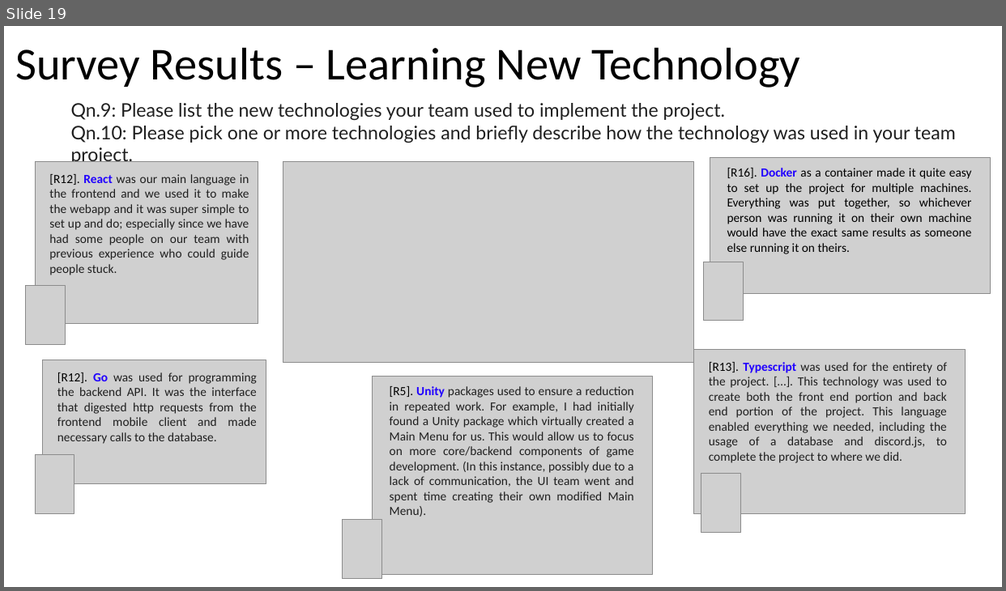
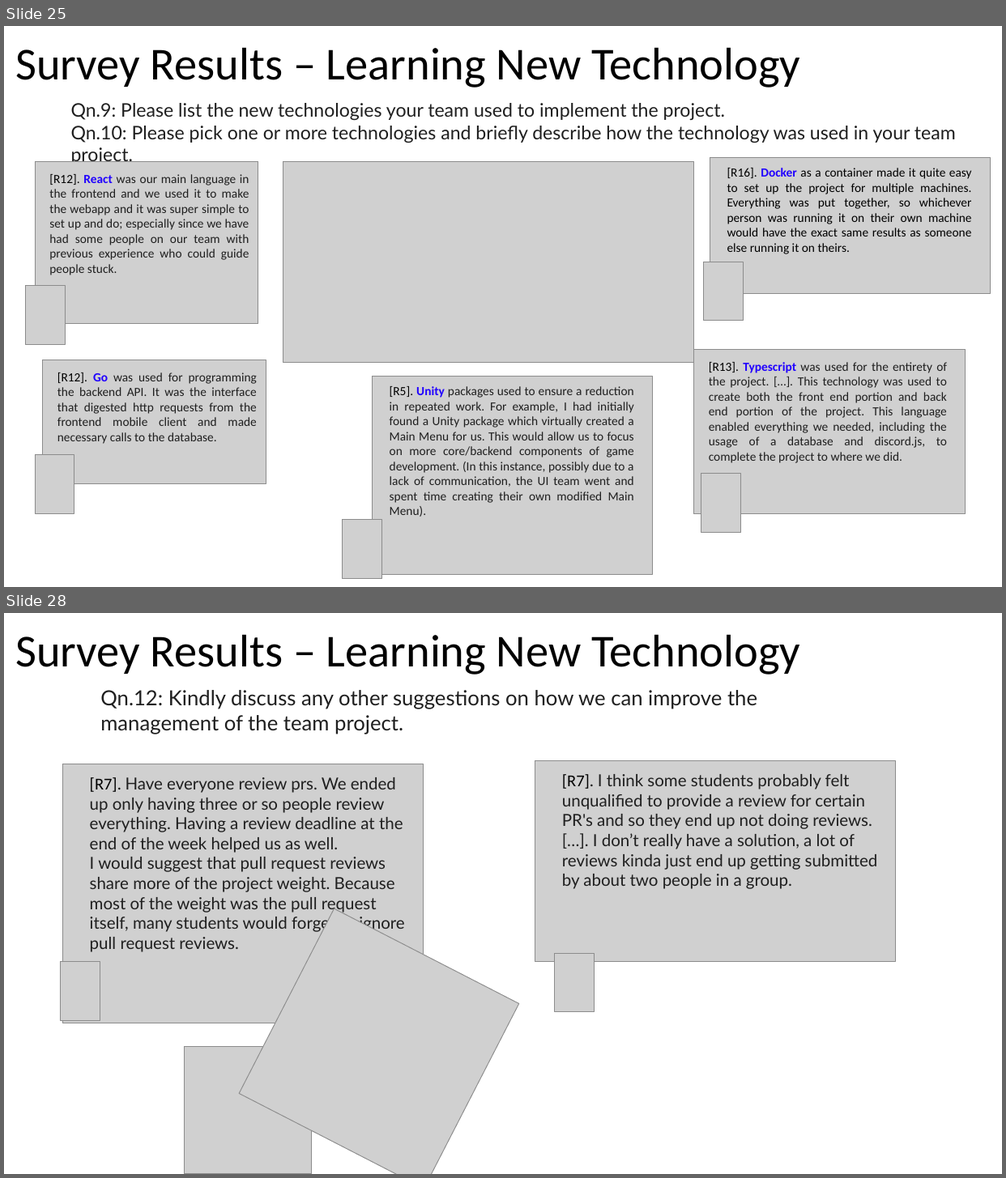
Before and after one commit to johnxu21/johnxu21.github.io, a slide deck: teaching/CS472/Timetable/Survey_Presentation.pptx. Shown one above the other, each under a label of ours: slide 19 before the commit, slides 25 and 28 after it; the slides between them are not shown. The pictures are 1006x591 and 1006x1178 pixels, drawn with LibreOffice and Linux fonts; fonts in the diff are those of the drawing; grey boxes stand for pictures. Boxes give left, top, right and bottom in pixels: in the first picture for what was removed or moved away, otherwise in the second. Text is boxed around its words. In the diff, an @@ line names an element or a change of style, - is before the commit and + after.

```diff
--- a/teaching/CS472/Timetable/Survey_Presentation.pptx
+++ b/teaching/CS472/Timetable/Survey_Presentation.pptx
@@ slide 28 added at box(4, 613, 1002, 1174), background #FFFFFF @@
@@ text added at box(15, 634, 800, 675), 44 pt, text #000000 @@
+Survey Results – Learning New Technology
@@ text added at box(100, 690, 757, 735), 20 pt, text #1F1F1F @@
+Qn.12: Kindly discuss any other suggestions on how we can improve the management of the team project.
@@ picture added at box(62, 764, 424, 1023) @@
@@ text added at box(90, 777, 404, 952), 16 pt, text #1F1F1F @@
+[R7]. Have everyone review prs. We ended up only having three or so people review everything. Having a review deadline at the end of the week helped us as well.
+I would suggest that pull request reviews share more of the project weight. Because most of the weight was the pull request itself, many students would forget or ignore pull request reviews.
@@ picture added at box(535, 760, 896, 962) @@
@@ text added at box(562, 774, 878, 889), 16 pt, text #1F1F1F @@
+[R7]. I think some students probably felt unqualified to provide a review for certain PR's and so they end up not doing reviews. […]. I don’t really have a solution, a lot of reviews kinda just end up getting submitted by about two people in a group.
@@ picture added at box(239, 909, 519, 1174) @@
@@ picture added at box(60, 962, 100, 1021) @@
@@ picture added at box(555, 954, 594, 1013) @@
@@ picture added at box(325, 994, 431, 1102) @@
@@ picture added at box(185, 1047, 312, 1174) @@
@@ what was slide 19 is now slide 25 @@
```
Also in this commit, not shown: 12 slides changed, 8 other slides added, 1 slide removed, 1 other file.
